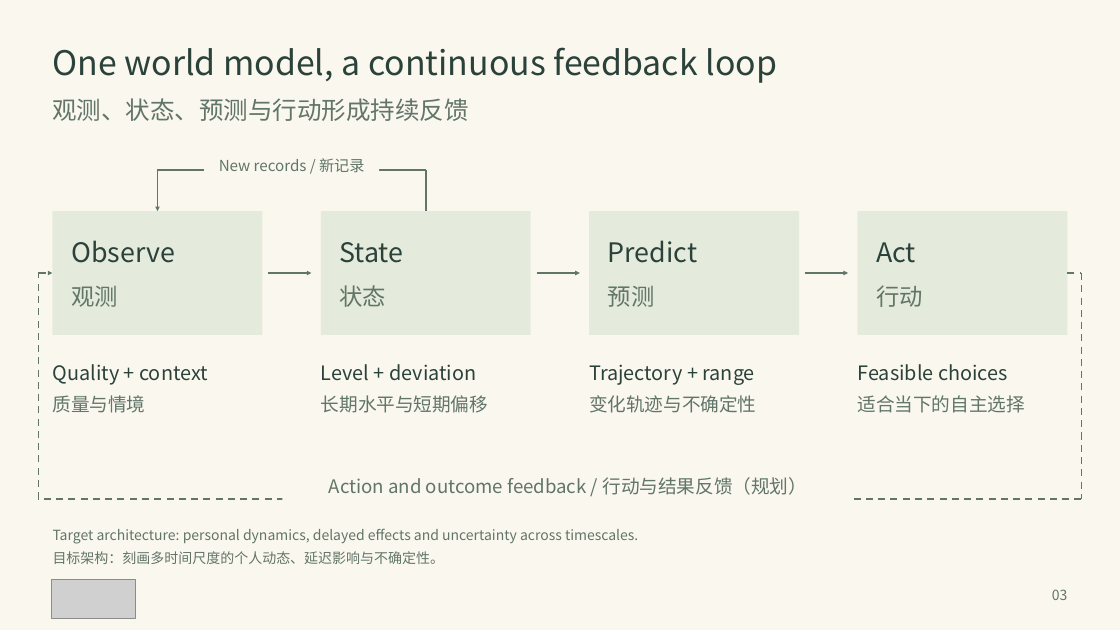
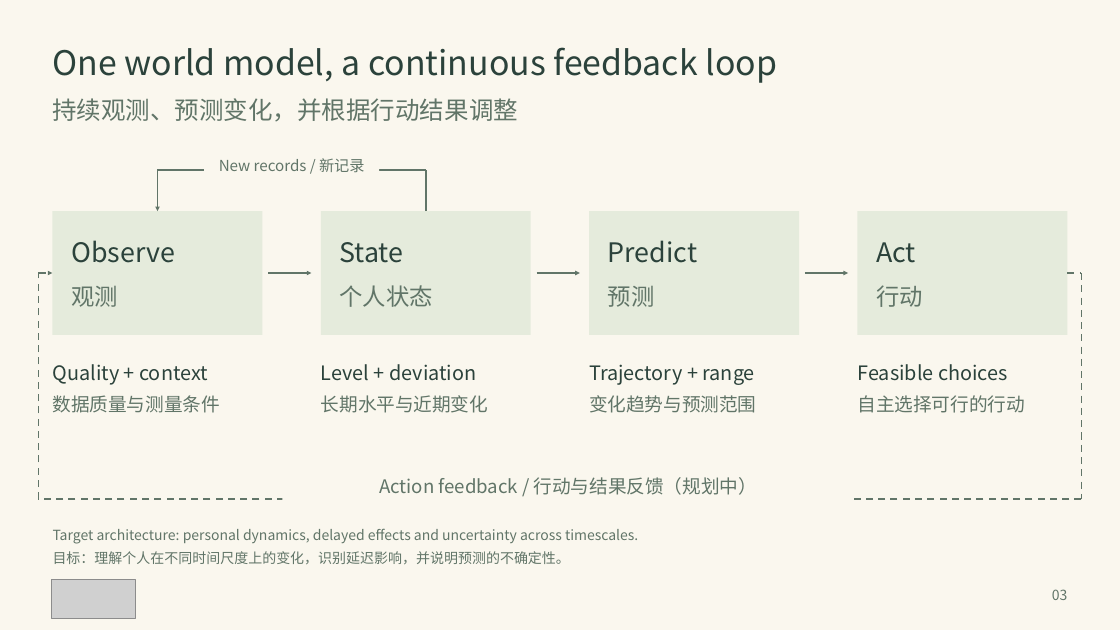
Before and after one commit to DiamondCao1996/mond-phone-preview, a slide deck: slide 3 of docs/demo/MOND_Adaptive_System_EN_ZH.pptx. Drawn at 1120x630 pixels with LibreOffice and Linux fonts; fonts in the diff are those of the drawing; grey boxes stand for pictures. Boxes give left, top, right and bottom in pixels: in the first picture for what was removed or moved away, otherwise in the second. Text is boxed around its words. In the diff, an @@ line names an element or a change of style, - is before the commit and + after.

Commit message:
Polish Chinese presentation wording and clarify menstrual-cycle terminology

```diff
--- a/docs/demo/MOND_Adaptive_System_EN_ZH.pptx
+++ b/docs/demo/MOND_Adaptive_System_EN_ZH.pptx
@@ text at (x1=52, y1=98, x2=518, y2=122): text changed @@
-观测、状态、预测与行动形成持续反馈
+持续观测、预测变化，并根据行动结果调整
@@ text at (x1=339, y1=285, x2=432, y2=307): text changed @@
-状态
+个人状态
@@ text at (x1=53, y1=395, x2=220, y2=413): text changed @@
-质量与情境
+数据质量与测量条件
@@ text at (x1=321, y1=395, x2=488, y2=413): text changed @@
-长期水平与短期偏移
+长期水平与近期变化
@@ text at (x1=589, y1=395, x2=756, y2=413): text changed @@
-变化轨迹与不确定性
+变化趋势与预测范围
@@ text at (x1=857, y1=395, x2=1024, y2=413): text changed @@
-适合当下的自主选择
+自主选择可行的行动
@@ text at (x1=379, y1=477, x2=757, y2=495): text changed @@
-Action and outcome feedback / 行动与结果反馈（规划）
+Action feedback / 行动与结果反馈（规划中）
@@ text at (x1=53, y1=551, x2=570, y2=564): text changed @@
-目标架构：刻画多时间尺度的个人动态、延迟影响与不确定性。
+目标：理解个人在不同时间尺度上的变化，识别延迟影响，并说明预测的不确定性。
```
Also in this commit, not shown: 6 other slides changed, 3 other files.
